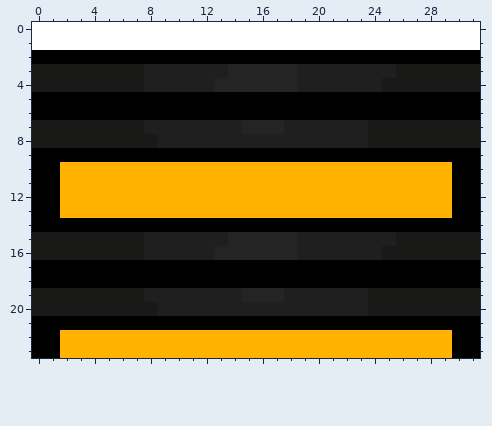
Two states of a pixel-art sprite, resources/road_top.png. That is the earlier state.
The file is 32x24 pixels. Colours within 5 levels of each other are drawn and written as one.
After the commit:
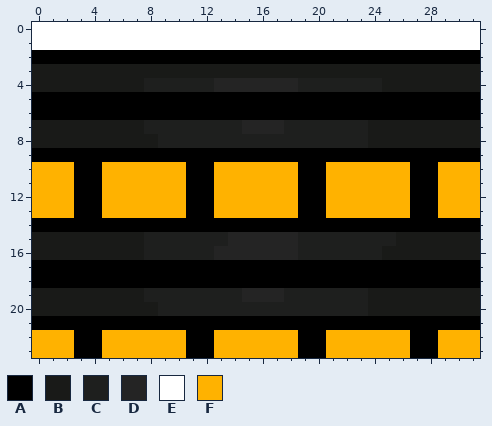
Palette (. is transparent): A #000000  B #191a18  C #1e1f1e  D #242424  E #ffffff  F #ffb200
Commit: Update road tiles to have more accurate lane markings
Edits made:
y 3: x 8..25 CCCCCCDDDDDCCCCCCC -> BBBBBBBBBBBBBBBBBB
y 10..13: x 0..1 AA -> FF; x 3..4 FF -> AA; x 11..12 FF -> AA; x 19..20 FF -> AA; x 27..28 FF -> AA; x 30..31 AA -> FF
y 22..23: x 0..1 AA -> FF; x 3..4 FF -> AA; x 11..12 FF -> AA; x 19..20 FF -> AA; x 27..28 FF -> AA; x 30..31 AA -> FF
